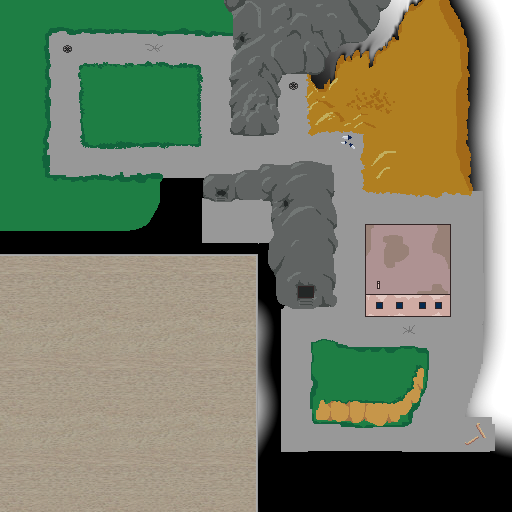
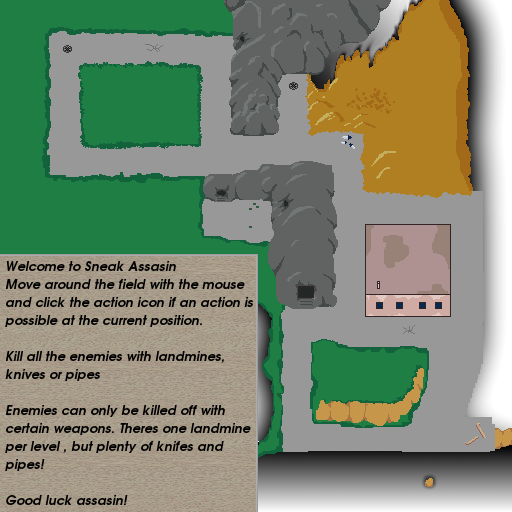
Layered file, before and after one edit (512 x 512). Changes by layer:
added layer "Welcome to Sneak Assasin ..." above "marks" over [5,261,253,505]
painted on "marks" over [249,203,259,228]
painted on "houses" over [0,176,512,487]
painted on "sea" over [258,439,512,512]
